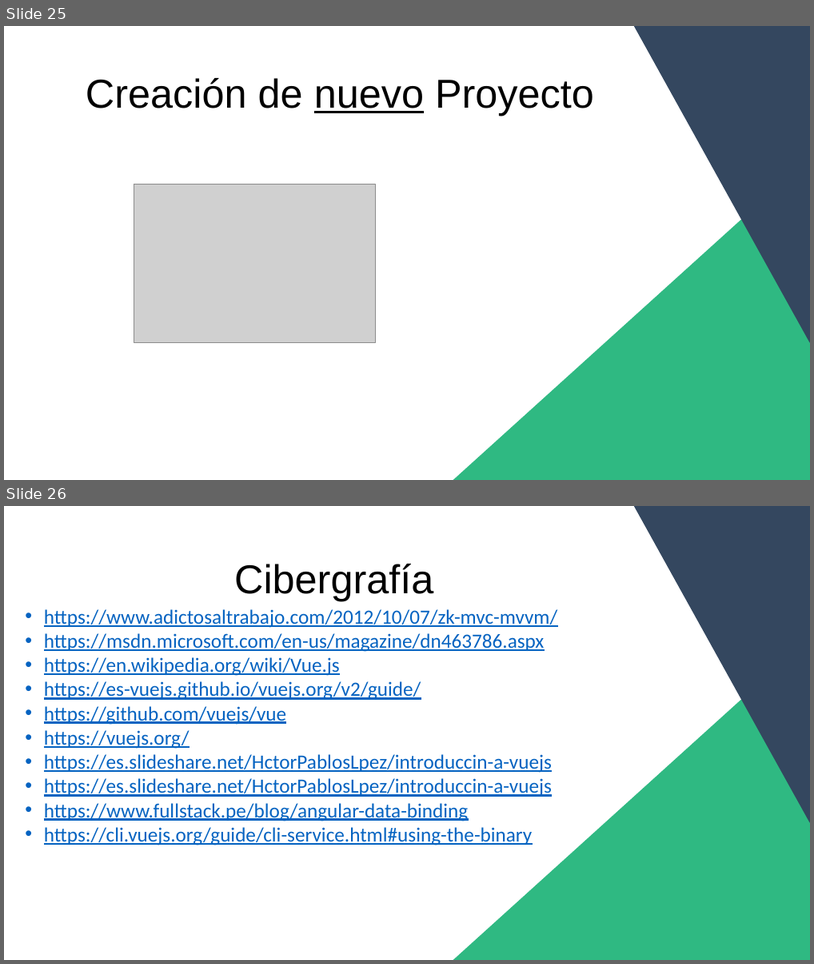
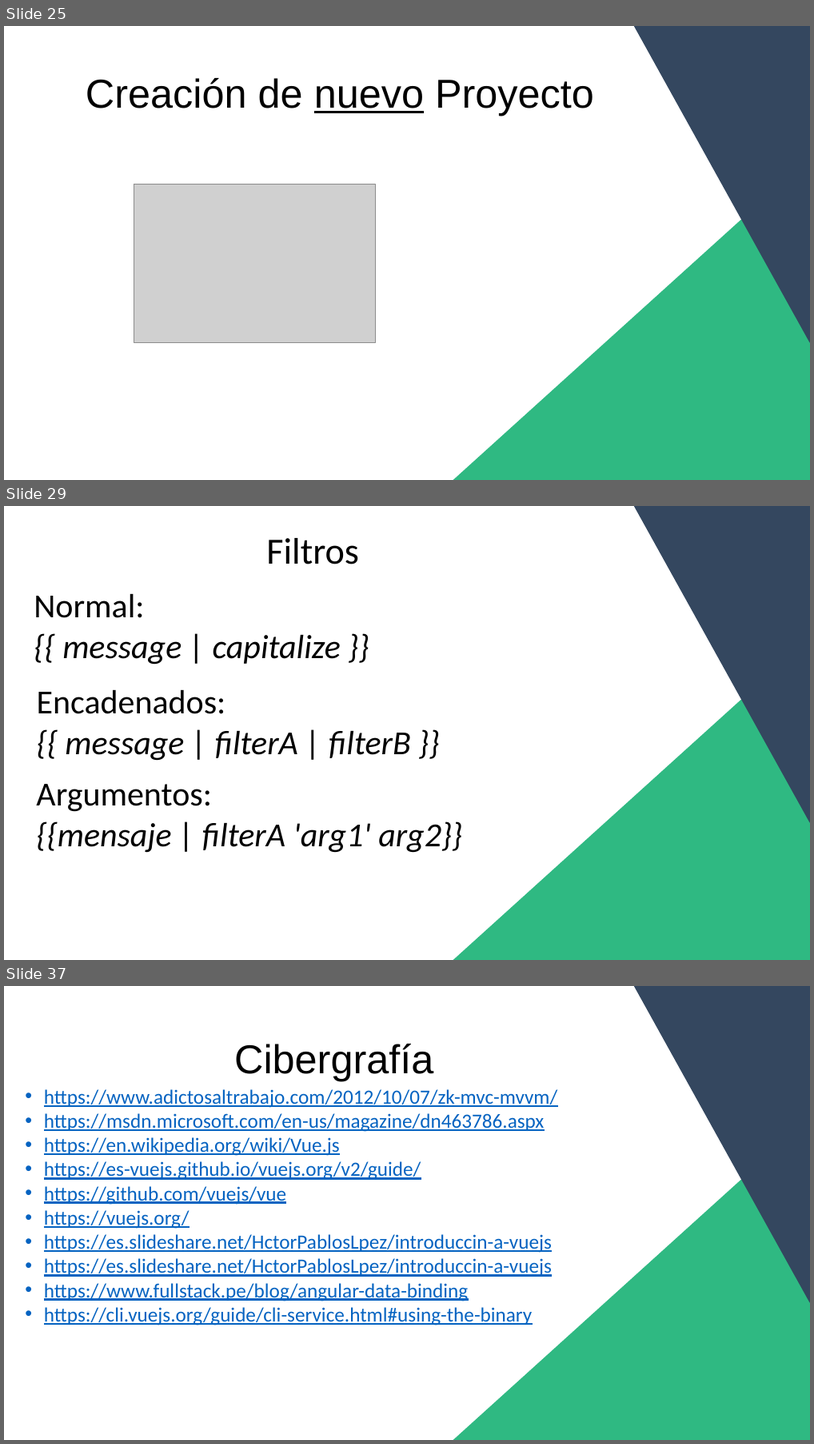
Before and after one commit to jairGomezRod/CursoVueITCancun, a slide deck: PresentaciónVue.pptx. Shown one above the other, each under a label of ours: slides 25 and 26 before the commit, slides 25, 29 and 37 after it; the slides between them are not shown. The pictures are 814x964 and 814x1444 pixels, drawn with LibreOffice and Linux fonts; fonts in the diff are those of the drawing; grey boxes stand for pictures. Boxes give left, top, right and bottom in pixels: in the first picture for what was removed or moved away, otherwise in the second. Text is boxed around its words. In the diff, an @@ line names an element or a change of style, - is before the commit and + after.

```diff
--- a/PresentaciónVue.pptx
+++ b/PresentaciónVue.pptx
@@ slide 29 added at [4, 506, 810, 960], background #FFFFFF @@
@@ triangle added at [635, 506, 810, 822], fill #34475F, outline #34475F 1 pt @@
@@ text added at [266, 538, 359, 564], 44 pt, text #000000 @@
+Filtros
@@ table added at [28, 582, 457, 668], 1 rows, 1 columns @@
+Normal: / {{ message | capitalize }}
@@ triangle added at [454, 638, 810, 960], fill #2FB982, outline #2FB982 1 pt @@
@@ table added at [30, 679, 452, 765], 1 rows, 1 columns @@
+Encadenados: / {{ message | filterA | filterB }}
@@ text added at [36, 784, 462, 852], 40 pt, text #000000, italic @@
+Argumentos:
+{{mensaje | filterA 'arg1' arg2}}
@@ what was slide 26 is now slide 37 @@
```
Also in this commit, not shown: 10 other slides added, 1 other file.
